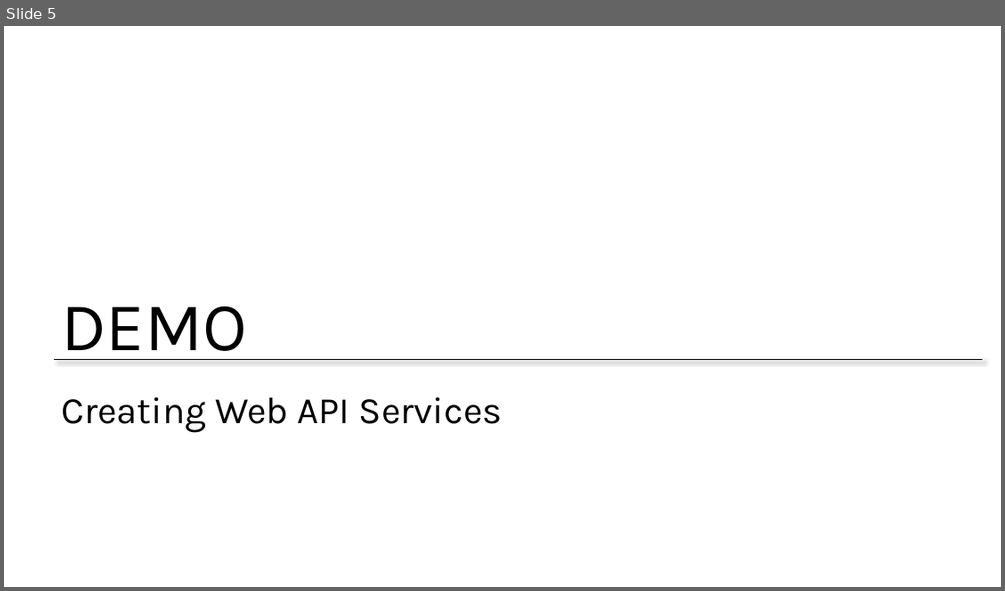
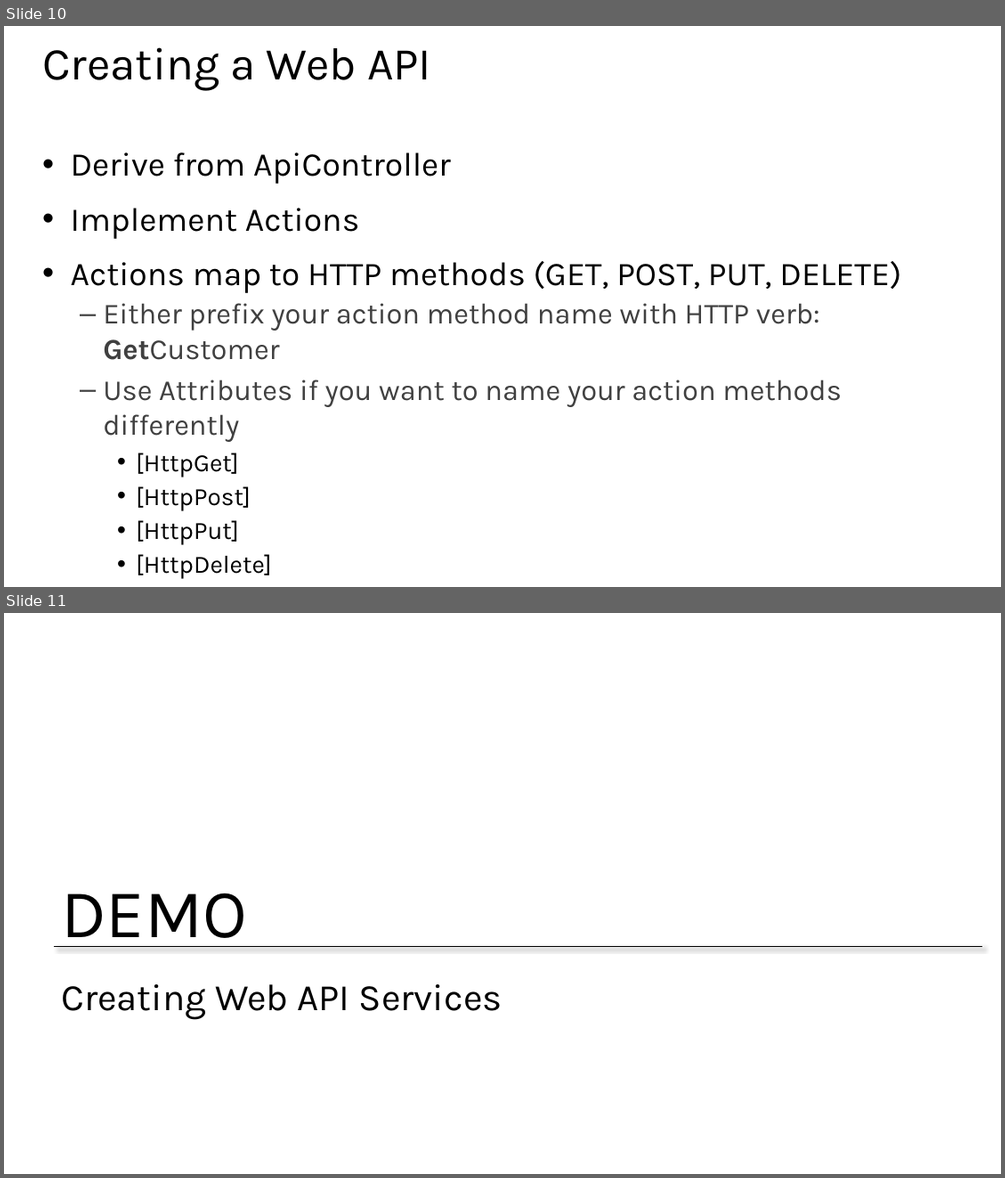
Before and after one commit to BretStateham/MVAWebServicesAndAzure, a slide deck: 06-WebAPI/06-WebAPI.pptx. Shown one above the other, each under a label of ours: slide 5 before the commit, slides 10 and 11 after it. The pictures are 1005x591 and 1005x1178 pixels, drawn with LibreOffice and Linux fonts; fonts in the diff are those of the drawing; background and template pictures are left out. Boxes give left, top, right and bottom in pixels: in the first picture for what was removed or moved away, otherwise in the second. Text is boxed around its words. In the diff, an @@ line names an element or a change of style, - is before the commit and + after.

```diff
--- a/06-WebAPI/06-WebAPI.pptx
+++ b/06-WebAPI/06-WebAPI.pptx
@@ slide 10 added at box(4, 26, 1001, 587), background #FFFFFF @@
@@ title added at box(42, 47, 431, 90), 44 pt, text #000000 @@
+Creating a Web API
@@ text added at box(71, 152, 901, 579), 28 pt, text #000000 @@
+• Derive from ApiController
+• Implement Actions
+• Actions map to HTTP methods (GET, POST, PUT, DELETE)
+  – Either prefix your action method name with HTTP verb: GetCustomer
+  – Use Attributes if you want to name your action methods differently
+    • [HttpGet]
+    • [HttpPost]
+    • [HttpPut]
+    • [HttpDelete]
@@ what was slide 5 is now slide 11 @@
```
Also in this commit, not shown: 2 slides changed, 7 other slides added.
